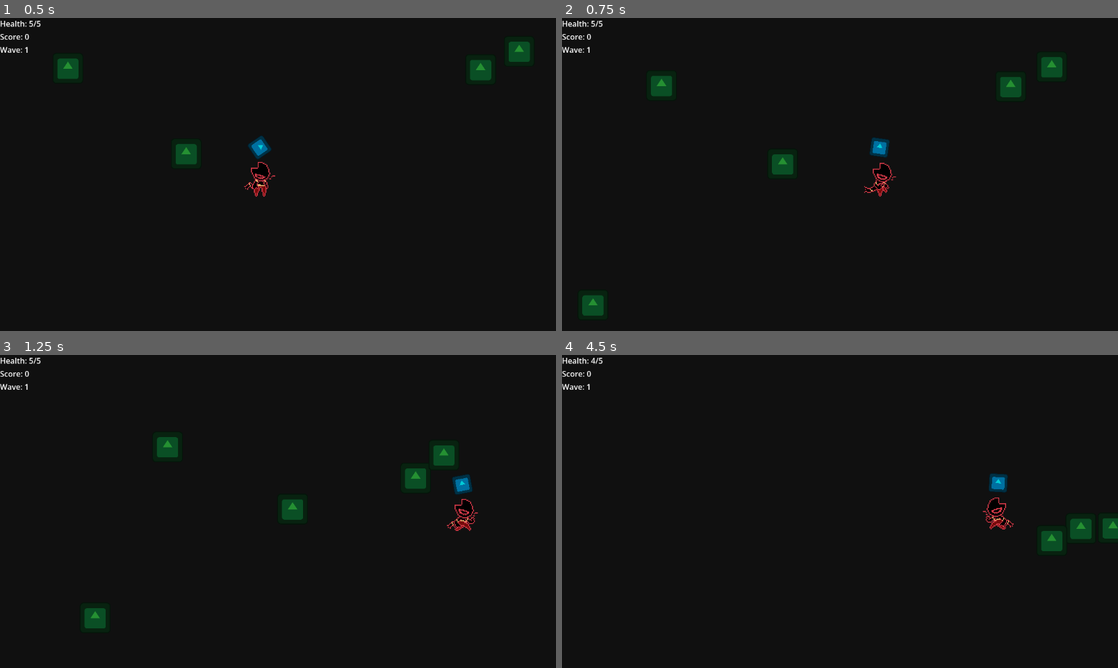
Above: before the commit, frames 1-4 (two rows, left to right).
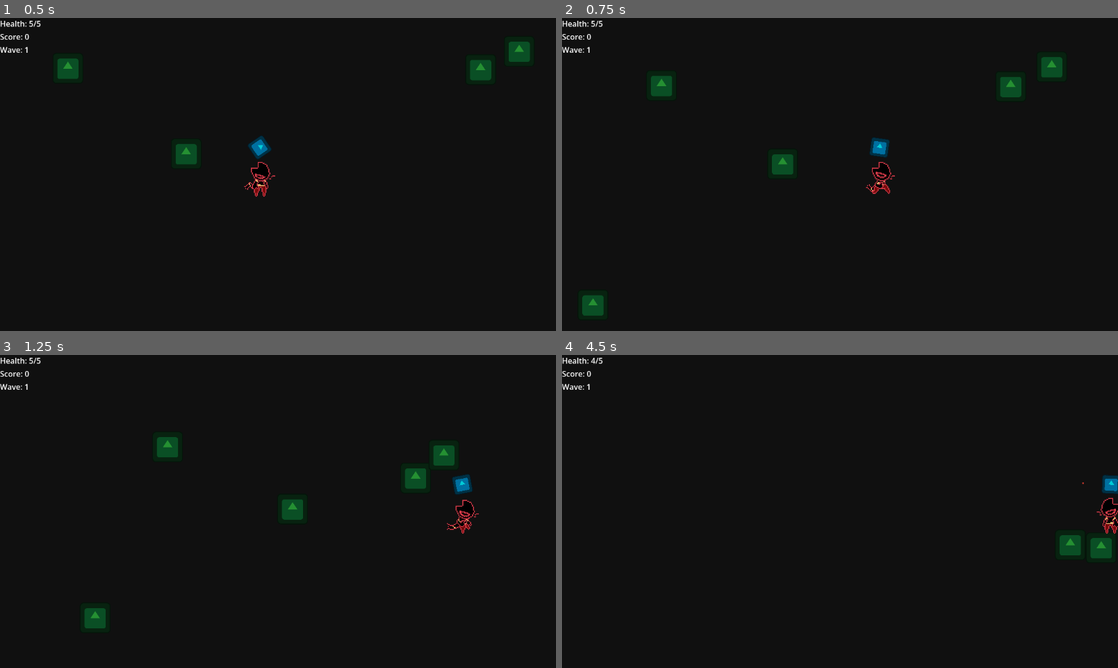
Above: after the commit, the same moments.

Repository: LucMat50/CS4800_ClassProject
Game: Godot game, scene res://scenes/main_game.tscn
Same seed, same stepped clock (60 frames per second), same inputs: the game is played once before the commit and once after it. The engine's default icon, where the game draws it, is replaced by a stand-in: a white triangle on a blue panel in a dark square.
Inputs (mouse positions are in pixels of both pictures, inside the frame that each line leads up to):
- Up to frame 1 (0.5 s): no input
- Up to frame 2 (0.75 s): move the mouse to (962, 158) at 0.52 s; hold Right (move_right) from 0.53 s (still down); hold Shift (run) from 0.53 s (still down)
- Up to frame 3 (1.25 s): keep holding Right (move_right); keep holding Shift (run)
- Up to frame 4 (4.5 s): move the mouse to (728, 527) at 1.27 s; release Right (move_right) at 1.28 s; release Shift (run) at 1.28 s; hold Down (move_down) 1.28-2.03 s; tap Shift (run) at 1.35, 2.85 s; move the mouse to (895, 442) at 2.02 s; hold Right (move_right) 2.03-2.78 s; hold Shift (run) 2.03-2.78 s; tap Space (shoot) at 2.1, 4.35 s; move the mouse to (812, 574) at 2.77 s; hold Up (move_up) 2.78-3.53 s; move the mouse to (1006, 558) at 3.52 s; hold Shift (run) 3.53-4.28 s; hold Left (move_left) from 3.53 s (still down); move the mouse to (673, 464) at 4.27 s

Frame 1 is identical in both runs. In frame 2, 0.2% of the frame differs, in the area x 54-61%, y 46-58%; in frame 3, 0.2%; in frame 4, 1.7%, in the area x 75-100%, y 37-66%.

Commit message:
fixed player animations

Diff:
--- a/cs-4800-unnamed-game/scripts/player.gd
+++ b/cs-4800-unnamed-game/scripts/player.gd
@@ -17,7 +17,7 @@
 const INVULNERABILITY_TIME = 0.6
 
 # ONREADY
-@onready var animate = $Character
+@onready var animate = $Character/AnimationPlayer
 
 func _ready() -> void:
 	add_to_group("Player")
@@ -55,8 +55,12 @@
 		return
 
 	is_invulnerable = true
+	self.set_process_input(false)
+	self.set_physics_process(false)
 	animate.play("hurt")
 	await get_tree().create_timer(INVULNERABILITY_TIME).timeout
+	self.set_process_input(true)
+	self.set_physics_process(true)
 
 	if not is_dead:
 		is_invulnerable = false
@@ -71,18 +75,16 @@
 	died.emit()
 
 func animations() -> void:
-	if is_dead:
-		return
+	if !is_dead and !is_invulnerable:
+		if right_left == "left":
+			$Character.flip_h = false
+		else:
+			$Character.flip_h = true
 
-	if right_left == "left":
-		$Character.flip_h = false
-	else:
-		$Character.flip_h = true
-
-	if velocity == Vector2.ZERO:
-		animate.play("default")
-	else:
-		animate.play("walk_run")
+		if velocity == Vector2.ZERO:
+			animate.play("default")
+		else:
+			animate.play("run")
 
 func _physics_process(_delta: float) -> void:
 	get_input()
Not shown: 1 places in cs-4800-unnamed-game/scenes/main_game.tscn that only renumber resources
